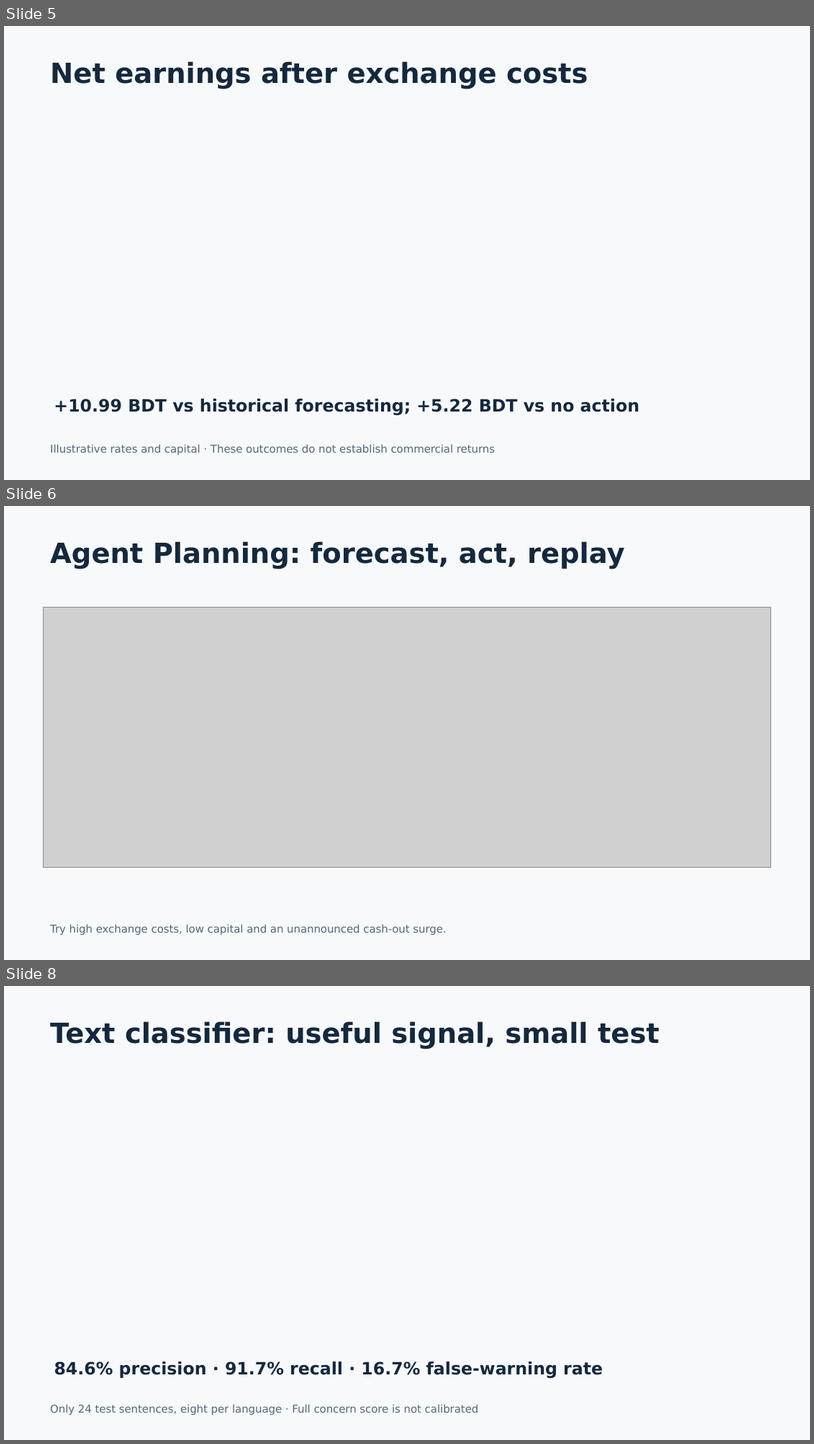
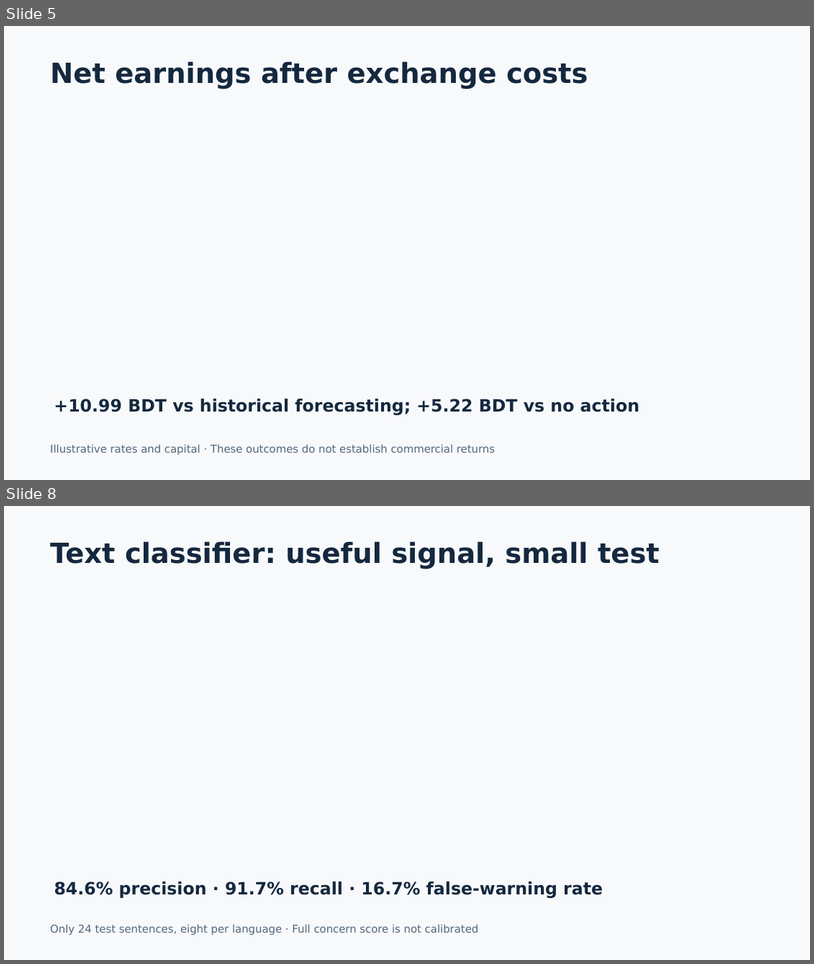
Before and after one commit to Rawnak-Alam/upay-shurokkha, a slide deck: docs/Presentation.pptx. Shown one above the other, each under a label of ours: slides 5, 6 and 8 before the commit, slides 5 and 8 after it; the slides between them are not shown. The pictures are 814x1444 and 814x964 pixels, drawn with LibreOffice and Linux fonts; fonts in the diff are those of the drawing; grey boxes stand for pictures. Boxes give left, top, right and bottom in pixels: in the first picture for what was removed or moved away, otherwise in the second. Text is boxed around its words. In the diff, an @@ line names an element or a change of style, - is before the commit and + after.

```diff
--- a/docs/Presentation.pptx
+++ b/docs/Presentation.pptx
@@ slide 6 removed at (4,506,810,960), background #F7F9FB @@
@@ text removed at (50,541,625,569) @@
-Agent Planning: forecast, act, replay
@@ picture removed at (44,607,772,867) @@
@@ text removed at (50,924,446,934) @@
-Try high exchange costs, low capital and an unannounced cash-out surge.
```
Also in this commit, not shown: 2 slides added, 1 other slide removed, 9 other files.
